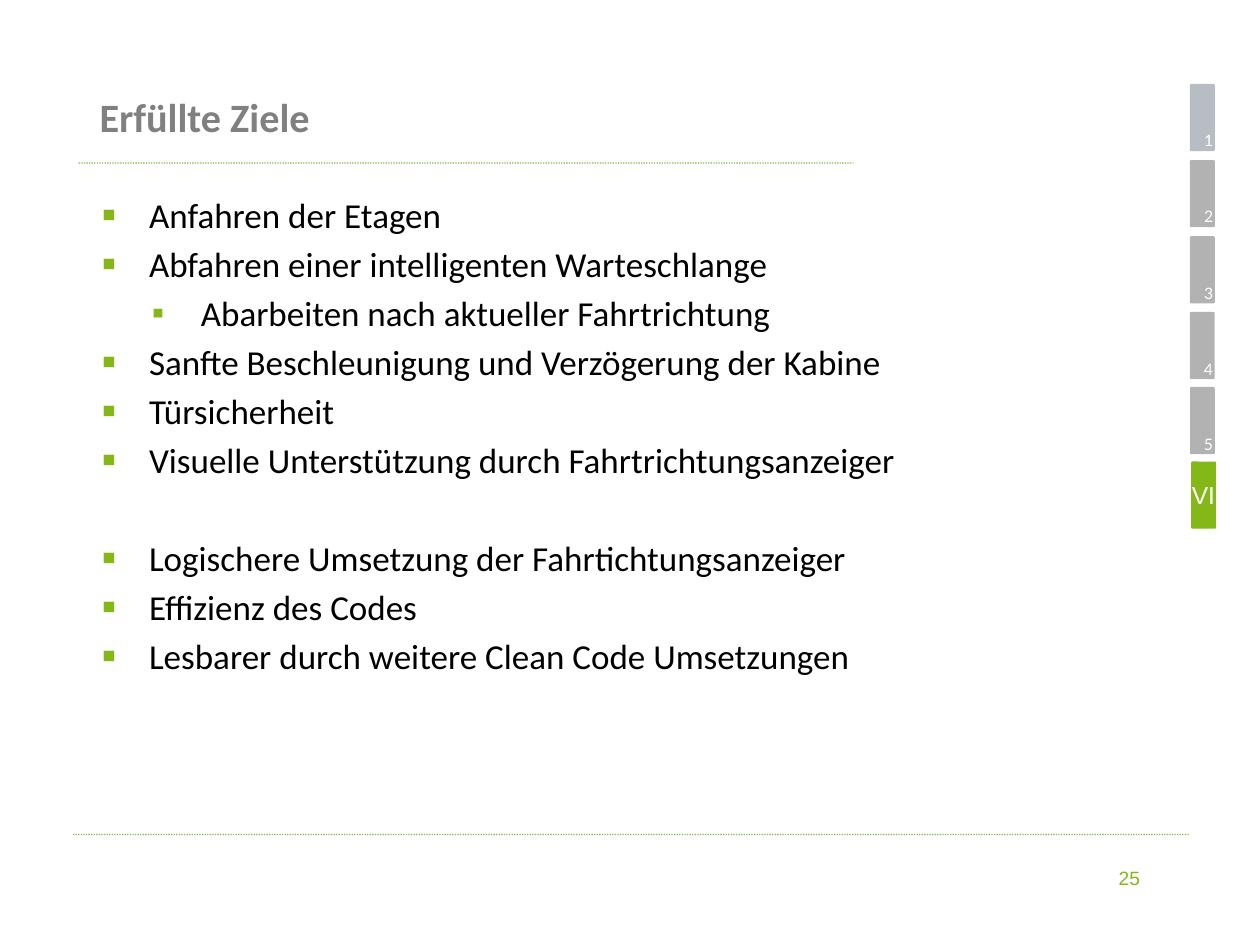
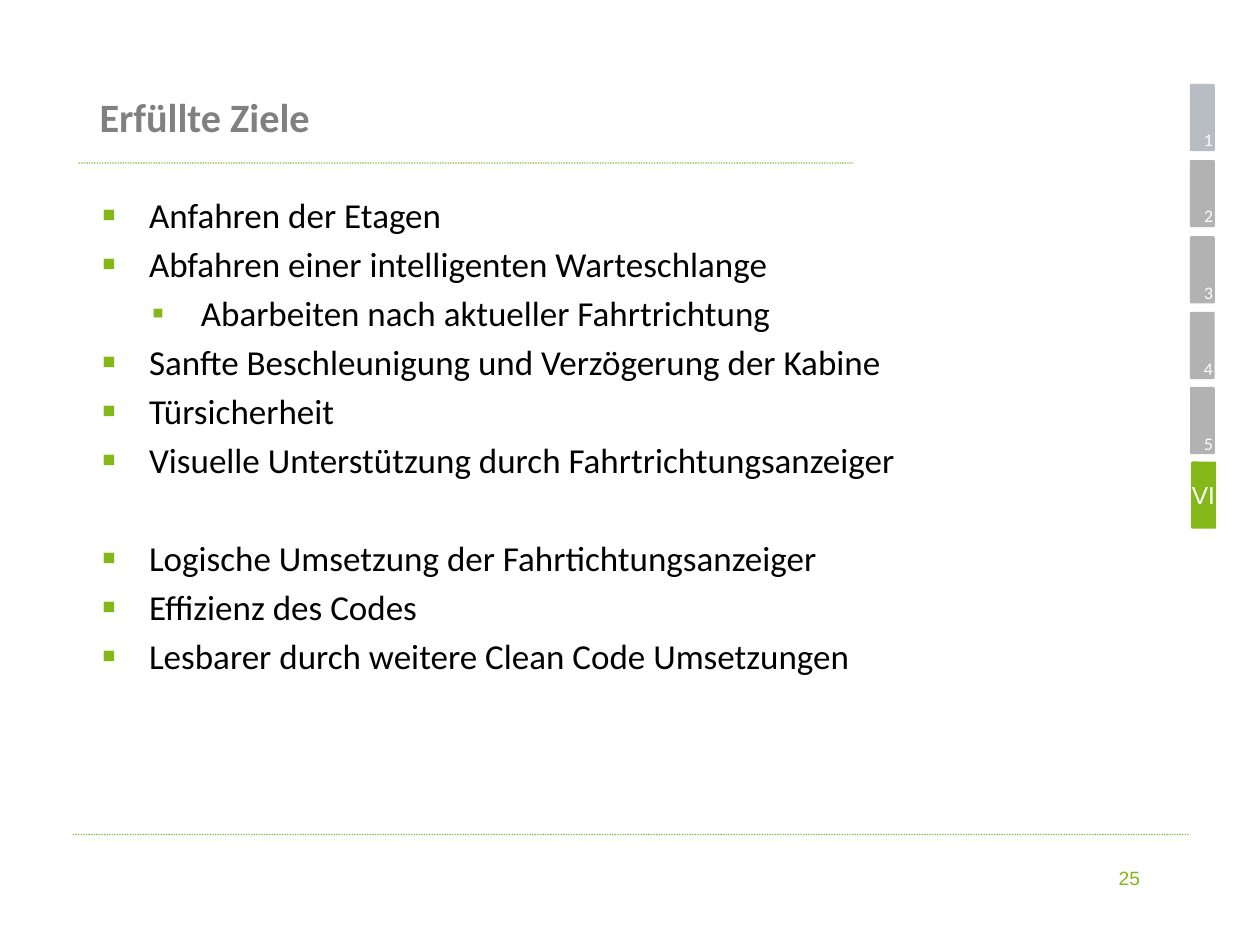
Before and after one commit to koeni90/elevatorUML, a slide deck: slide 25 of Präsentation.pptx. Drawn at 1260x945 pixels with LibreOffice and Linux fonts; fonts in the diff are those of the drawing; background and template pictures are left out. Boxes give left, top, right and bottom in pixels: in the first picture for what was removed or moved away, otherwise in the second. Text is boxed around its words. In the diff, an @@ line names an element or a change of style, - is before the commit and + after.

```diff
--- a/Präsentation.pptx
+++ b/Präsentation.pptx
@@ text at [149,546,816,577]: text changed @@
-▪ Logischere Umsetzung der Fahrtichtungsanzeiger
+▪ Logische Umsetzung der Fahrtichtungsanzeiger
```
Also in this commit, not shown: 4 other slides changed, 1 other file.
